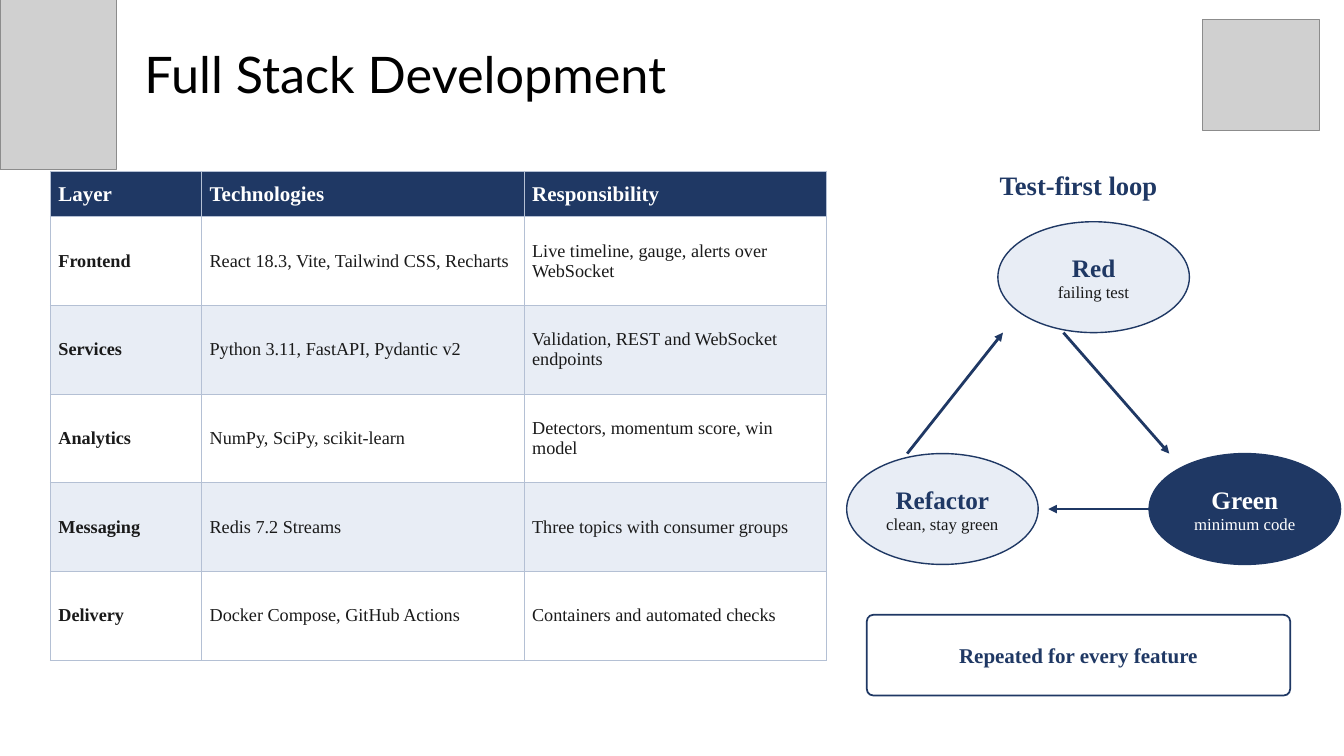
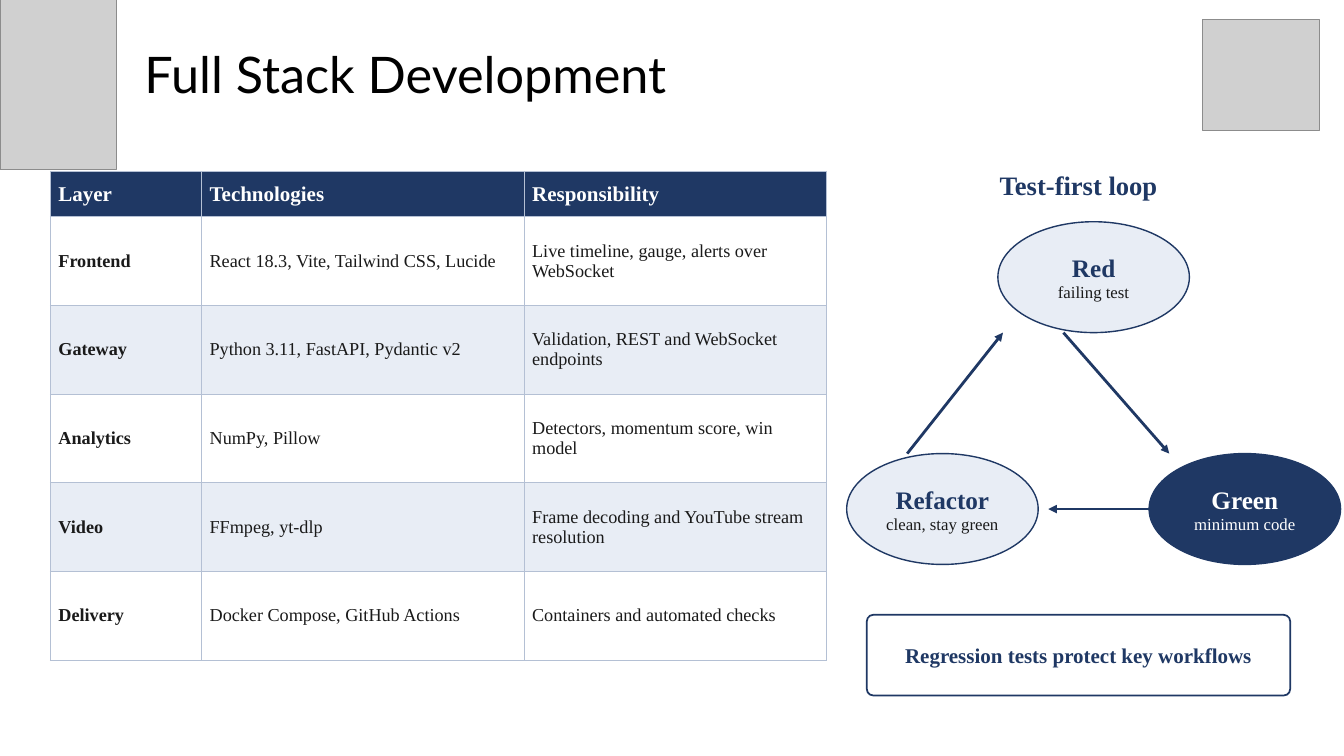
Before and after one commit to MITHUNtech11/CSA1021-SOFTWARE-ENGINEERING-, a slide deck: slide 9 of Capstone/EsportEcho_Capstone (1).pptx. Drawn at 1344x756 pixels with LibreOffice and Linux fonts; fonts in the diff are those of the drawing; grey boxes stand for pictures. Boxes give left, top, right and bottom in pixels: in the first picture for what was removed or moved away, otherwise in the second. Text is boxed around its words. In the diff, an @@ line names an element or a change of style, - is before the commit and + after.

Commit message:
feat: initialize EsportEcho capstone project with analytics, gateway, and client services

```diff
--- a/Capstone/EsportEcho_Capstone (1).pptx
+++ b/Capstone/EsportEcho_Capstone (1).pptx
@@ table at (50, 171, 827, 629) @@
-row 2, column 2: React 18.3, Vite, Tailwind CSS, Recharts
+row 2, column 2: React 18.3, Vite, Tailwind CSS, Lucide
-row 3, column 1: Services
+row 3, column 1: Gateway
-row 4, column 2: NumPy, SciPy, scikit-learn
+row 4, column 2: NumPy, Pillow
-row 5: Messaging | Redis 7.2 Streams | Three topics with consumer groups
+row 5: Video | FFmpeg, yt-dlp | Frame decoding and YouTube stream resolution
@@ text in rounded rectangle at (905, 648, 1251, 668): text changed @@
-Repeated for every feature
+Regression tests protect key workflows
```
Also in this commit, not shown: 9 other slides changed, 29 other files.
